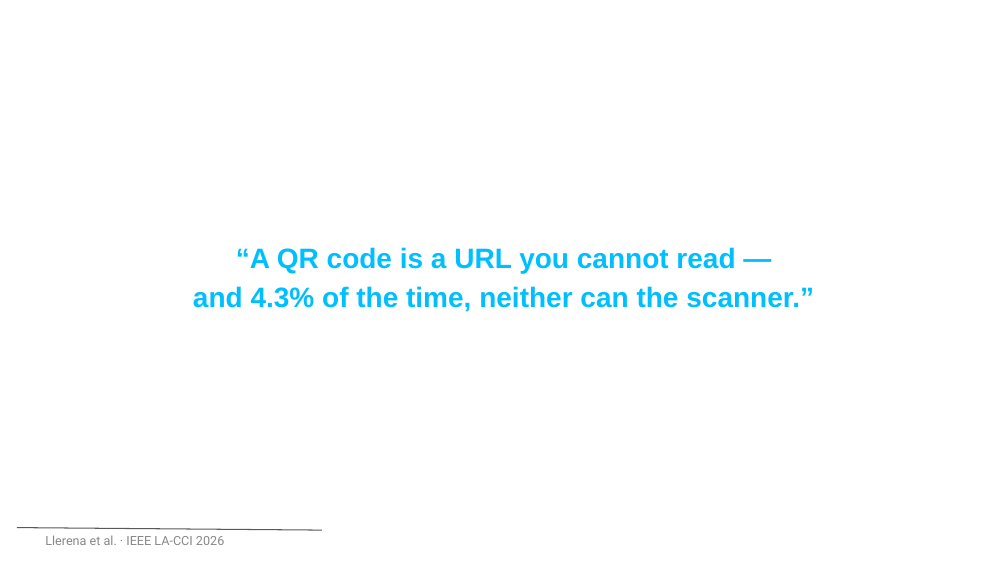
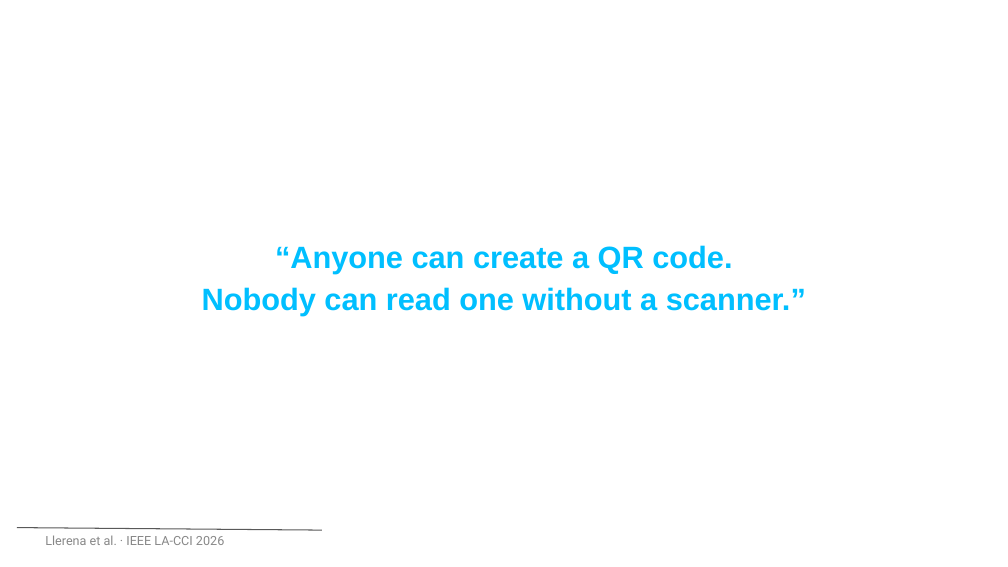
Before and after one commit to nicolasllerenas/Multimodal-Quishing-Detection-Framework, a slide deck: slide 5 of Q-Shield_LACCI2026_Presentacion.pptx (slide 4 before the commit). Drawn at 1008x567 pixels with LibreOffice and Linux fonts; fonts in the diff are those of the drawing; background and template pictures are left out. Boxes give left, top, right and bottom in pixels: in the first picture for what was removed or moved away, otherwise in the second. Text is boxed around its words. In the diff, an @@ line names an element or a change of style, - is before the commit and + after.

```diff
--- a/Q-Shield_LACCI2026_Presentacion.pptx
+++ b/Q-Shield_LACCI2026_Presentacion.pptx
@@ text at bbox=[202, 245, 806, 316]: text changed; size 20 to 22 pt @@
-“A QR code is a URL you cannot read —
-and 4.3% of the time, neither can the scanner.”
+“Anyone can create a QR code.
+Nobody can read one without a scanner.”
```
Also in this commit, not shown: 18 other slides changed, 4 slides added, 3 other files.
